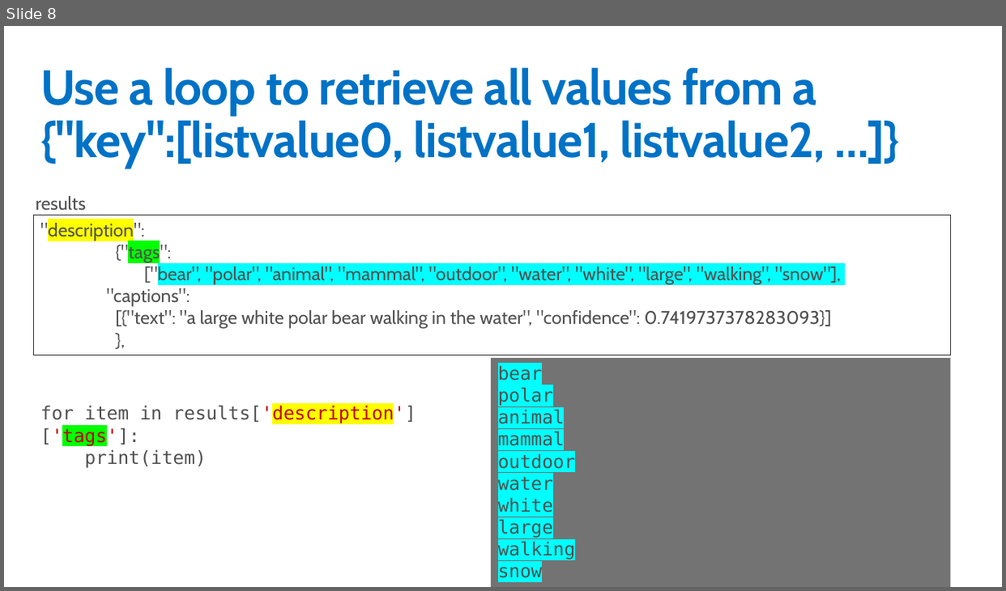
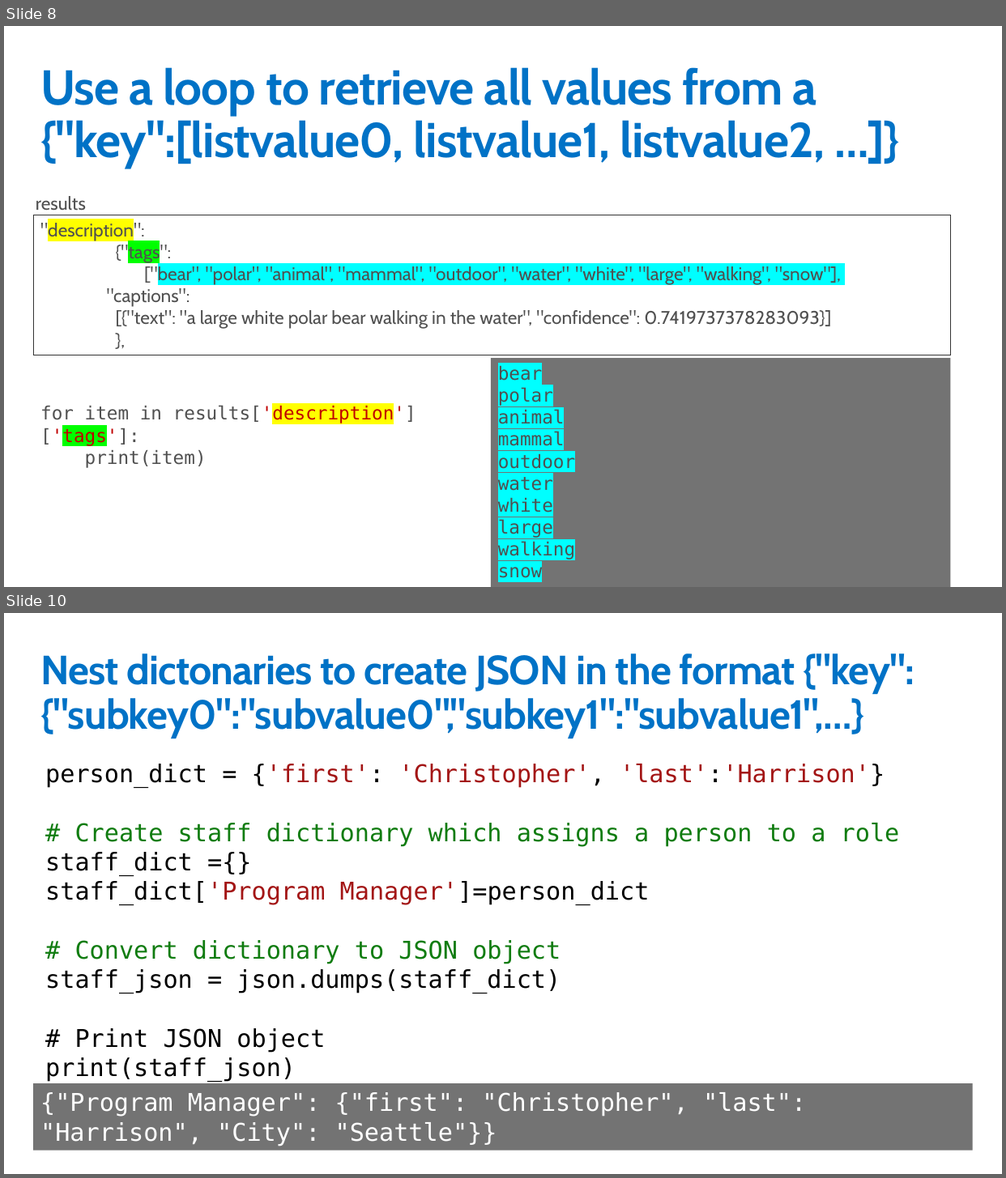
Before and after one commit to GeekTrainer/python-getting-started, a slide deck: Slides/17 - JSON.pptx. Shown one above the other, each under a label of ours: slide 8 before the commit, slides 8 and 10 after it; the slides between them are not shown. The pictures are 1006x591 and 1006x1178 pixels, drawn with LibreOffice and Linux fonts; fonts in the diff are those of the drawing. Boxes give left, top, right and bottom in pixels: in the first picture for what was removed or moved away, otherwise in the second. Text is boxed around its words. In the diff, an @@ line names an element or a change of style, - is before the commit and + after.

Commit message:
Modifications from Day 1
Also includes additional JSON content

```diff
--- a/Slides/17 - JSON.pptx
+++ b/Slides/17 - JSON.pptx
@@ slide 10 added at box(4, 613, 1002, 1174), background #FFFFFF @@
@@ title added at box(40, 653, 914, 738), 40 pt, text #0072C6, bold @@
+Nest dictonaries to create JSON in the format {"key":{"subkey0":"subvalue0","subkey1":"subvalue1",…}
@@ text added at box(45, 764, 900, 1081), 24 pt, text #000000 @@
+person_dict = {'first': 'Christopher', 'last':'Harrison'}
+# Create staff dictionary which assigns a person to a role
+staff_dict ={}
+staff_dict['Program Manager']=person_dict
+# Convert dictionary to JSON object
+staff_json = json.dumps(staff_dict)
+# Print JSON object
+print(staff_json)
@@ rectangle added at box(33, 1084, 973, 1151), fill #737373, 24 pt, text #FFFFFF @@
+{"Program Manager": {"first": "Christopher", "last": "Harrison", "City": "Seattle"}}
```
Also in this commit, not shown: 2 other slides added, 19 other files.
